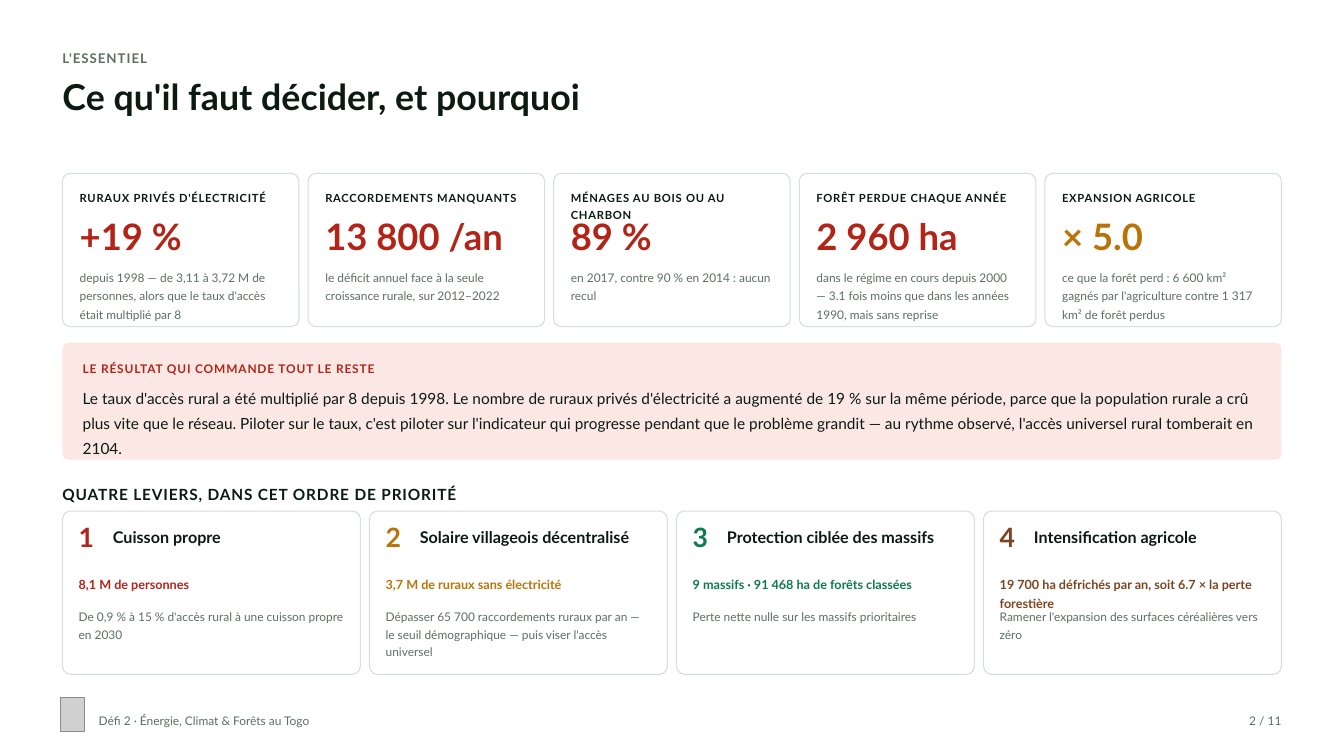
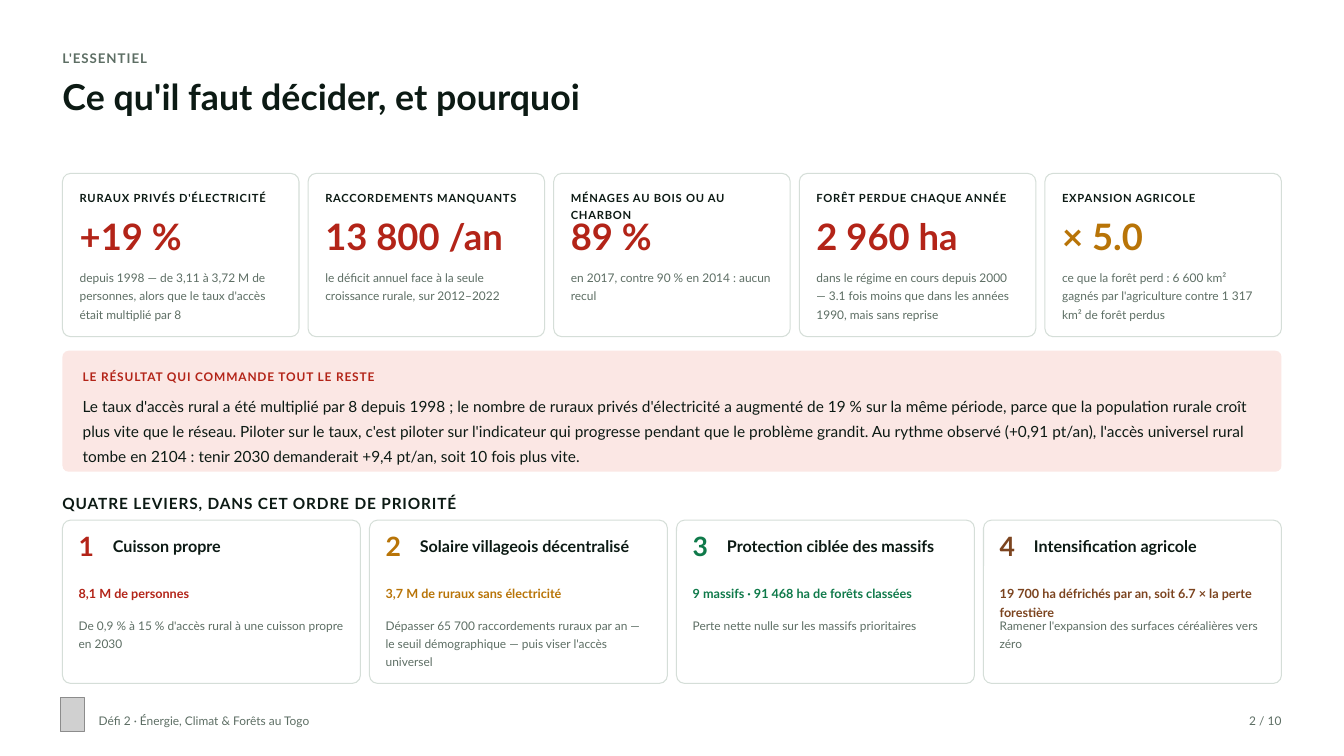
Before and after one commit to kkepiphane/data_challenges_defi2_environnement, a slide deck: slide 2 of report/Defi2_Togo_Energie_Climat_Forets.pptx. Drawn at 1344x756 pixels with LibreOffice and Linux fonts; fonts in the diff are those of the drawing; grey boxes stand for pictures. Boxes give left, top, right and bottom in pixels: in the first picture for what was removed or moved away, otherwise in the second. Text is boxed around its words. In the diff, an @@ line names an element or a change of style, - is before the commit and + after.

```diff
--- a/report/Defi2_Togo_Energie_Climat_Forets.pptx
+++ b/report/Defi2_Togo_Energie_Climat_Forets.pptx
@@ rounded rectangle resized from (x1=63, y1=173, x2=299, y2=327) to (x1=63, y1=173, x2=299, y2=337) @@
@@ rounded rectangle resized from (x1=309, y1=173, x2=545, y2=327) to (x1=309, y1=173, x2=545, y2=337) @@
@@ rounded rectangle resized from (x1=554, y1=173, x2=790, y2=327) to (x1=554, y1=173, x2=790, y2=337) @@
@@ rounded rectangle resized from (x1=800, y1=173, x2=1036, y2=327) to (x1=800, y1=173, x2=1036, y2=337) @@
@@ rounded rectangle resized from (x1=1046, y1=173, x2=1282, y2=327) to (x1=1046, y1=173, x2=1282, y2=337) @@
@@ rounded rectangle resized from (x1=63, y1=343, x2=1281, y2=460) to (x1=63, y1=351, x2=1281, y2=472) @@
@@ text at (x1=83, y1=400, x2=1247, y2=465): text changed @@
-Le taux d'accès rural a été multiplié par 8 depuis 1998. Le nombre de ruraux privés d'électricité a augmenté de 19 % sur la même période, parce que la population rurale a crû plus vite que le réseau. Piloter sur le taux, c'est piloter sur l'indicateur qui progresse pendant que le problème grandit — au rythme observé, l'accès universel rural tomberait en 2104.
+Le taux d'accès rural a été multiplié par 8 depuis 1998 ; le nombre de ruraux privés d'électricité a augmenté de 19 % sur la même période, parce que la population rurale croît plus vite que le réseau. Piloter sur le taux, c'est piloter sur l'indicateur qui progresse pendant que le problème grandit. Au rythme observé (+0,91 pt/an), l'accès universel rural tombe en 2104 : tenir 2030 demanderait +9,4 pt/an, soit 10 fois plus vite.
@@ 18 texts, 4 rounded rectangles moved together from (x1=62, y1=363, x2=1282, y2=675) to (x1=62, y1=371, x2=1282, y2=684) @@
@@ text at (x1=1249, y1=716, x2=1282, y2=725): text changed @@
-2 / 11
+2 / 10
```
Also in this commit, not shown: 8 other slides changed, 1 slide removed, 4 other files.
